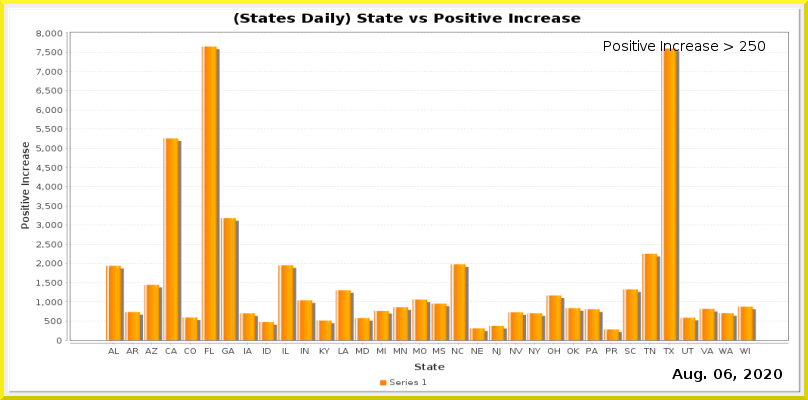
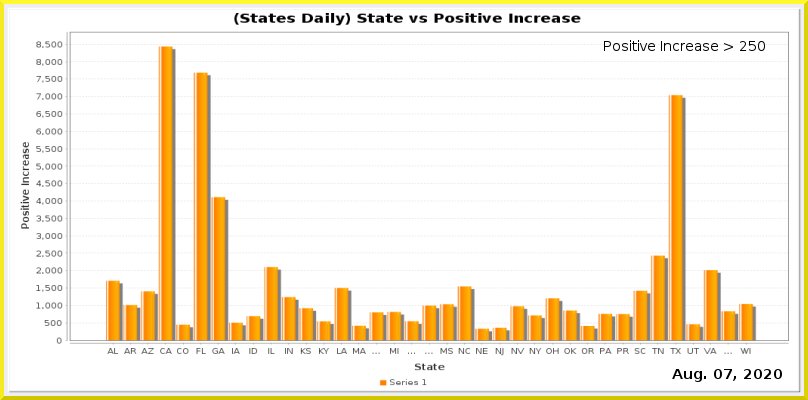
Comparing the layer stacks of the two 808px x 400px images. Changes:
painted on "Current Date" over 724, 369, 732, 379
painted on "Date_vs_TestIncrease.png" over 36, 30, 789, 356
